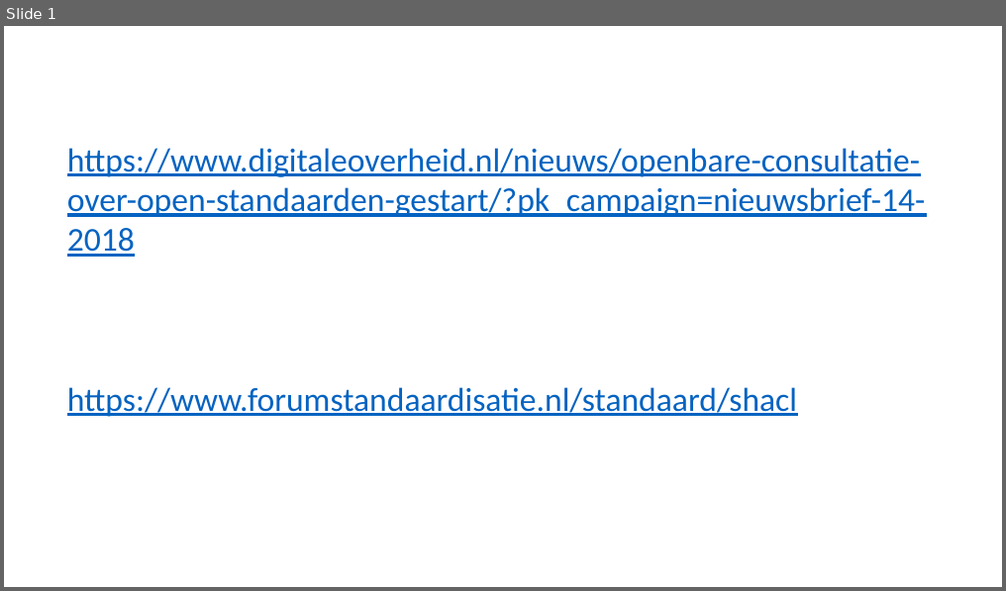
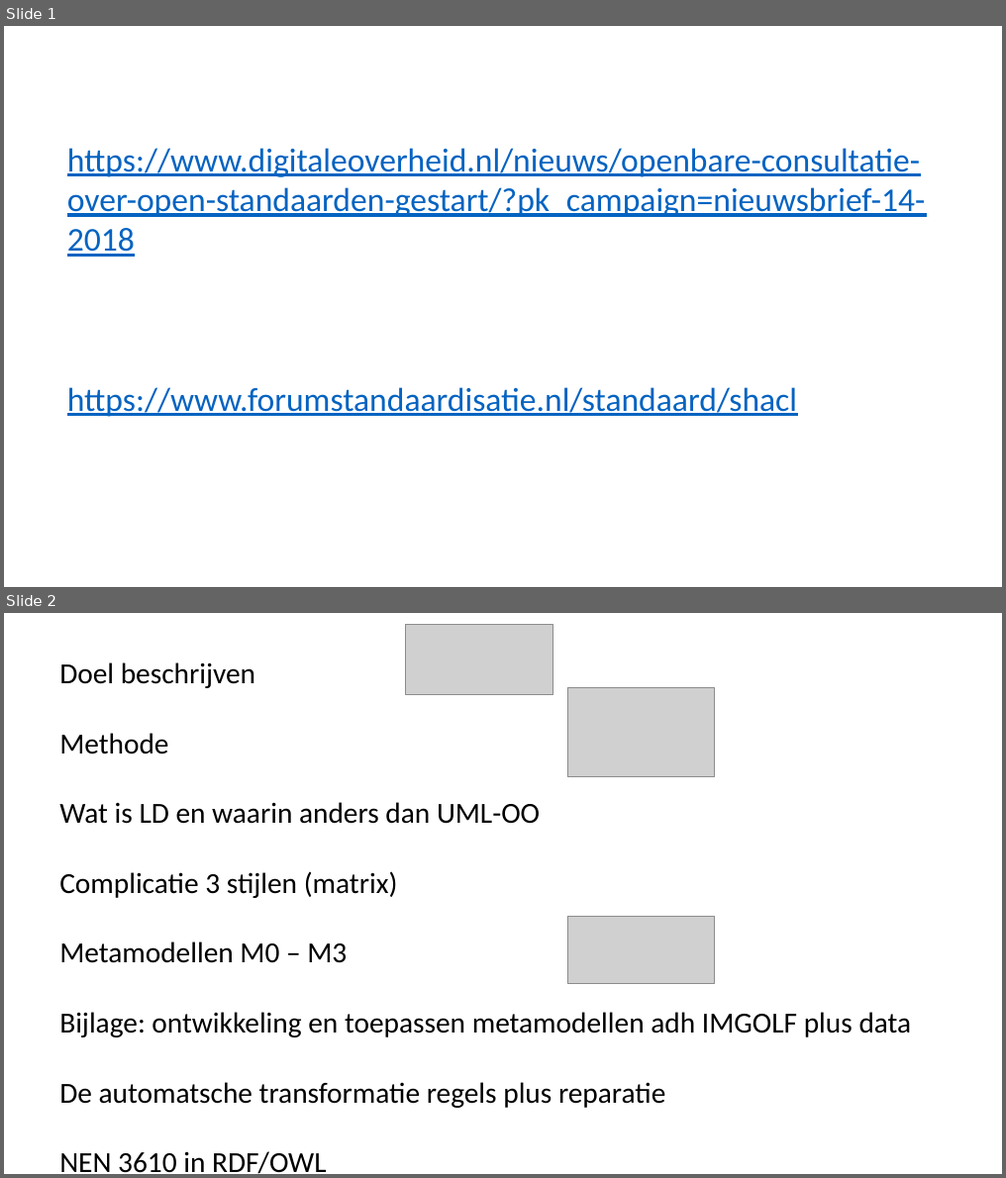
Before and after one commit to Geonovum/NEN3610-Linkeddata, a slide deck: Presentations/Presentatie agenda 20180817.pptx. Shown one above the other, each under a label of ours: slide 1 before the commit, slides 1 and 2 after it. The pictures are 1006x591 and 1006x1178 pixels, drawn with LibreOffice and Linux fonts; fonts in the diff are those of the drawing; grey boxes stand for pictures. Boxes give left, top, right and bottom in pixels: in the first picture for what was removed or moved away, otherwise in the second. Text is boxed around its words. In the diff, an @@ line names an element or a change of style, - is before the commit and + after.

Commit message:
pres aangepast

```diff
--- a/Presentations/Presentatie agenda 20180817.pptx
+++ b/Presentations/Presentatie agenda 20180817.pptx
@@ slide 2 added at <box>4,613,1002,1174</box>, background #FFFFFF @@
@@ picture added at <box>405,624,552,694</box> @@
@@ text added at <box>59,663,912,1174</box>, 28 pt, text #000000 @@
+Doel beschrijven
+Methode
+Wat is LD en waarin anders dan UML-OO
+Complicatie 3 stijlen (matrix)
+Metamodellen M0 – M3
+Bijlage: ontwikkeling en toepassen metamodellen adh IMGOLF plus data
+De automatsche transformatie regels plus reparatie
+NEN 3610 in RDF/OWL
@@ picture added at <box>567,688,715,777</box> @@
@@ picture added at <box>567,916,715,983</box> @@
```
